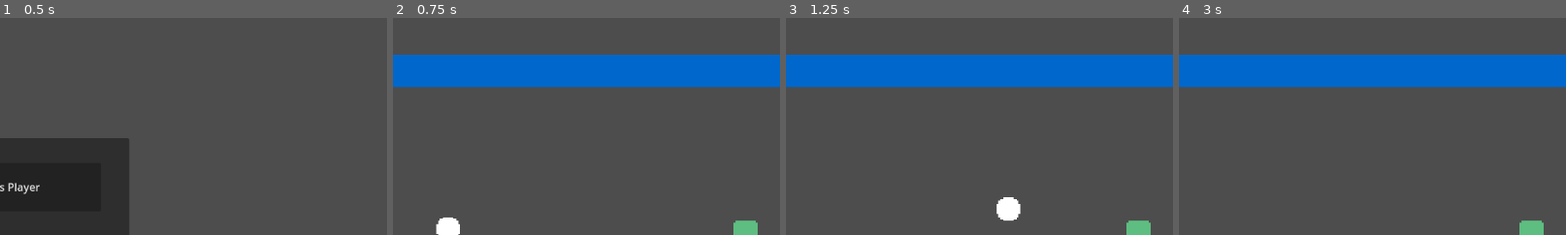
Above: before the commit, frames 1-4 (left to right).
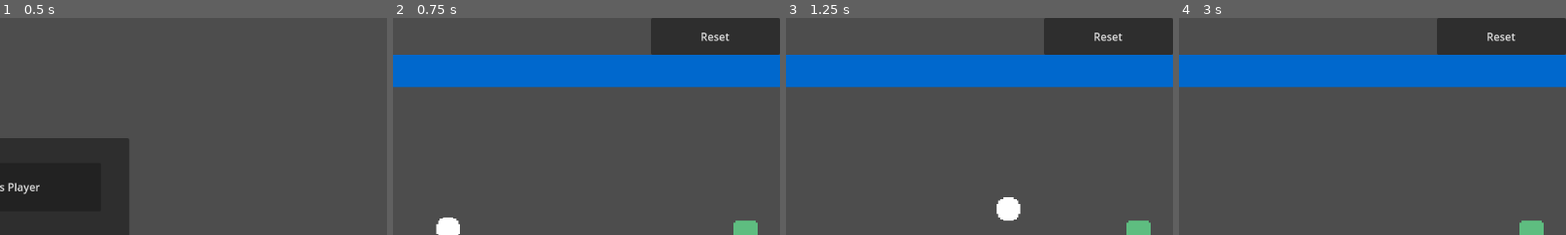
Above: after the commit, the same moments.

Repository: Mimi522/Godot-20-Game-Challenge
Game: Godot game, scene res://scenes/main_menu.tscn
The game is run twice, just before and just after one commit, with the same random seed, the same clock (stepped at 60 frames per second) and the same inputs.
Inputs:
- Up to frame 1 (0.5 s): no input
- Up to frame 2 (0.75 s): click "Player vs Player" at 0.5 s
- Up to frame 3 (1.25 s): no input
- Up to frame 4 (3 s): click "Menu" at 1.25 s; click "Player vs AI" at 2 s; click "Player vs Player" at 2.75 s
The pictures show only the part of the screen within x 50-100%, y 0-50%; the shares and areas given below are measured in that part.

Frame 1 is identical in both runs. In frame 2, 5.6% of the frame differs, in the area x 66-100%, y 0-17%; in frame 3, 5.6%; in frame 4, 5.6%.

Commit message:
feat: add reset button

Diff:
--- a/Pong/scenes/game.tscn
+++ b/Pong/scenes/game.tscn
@@ -62,11 +62,18 @@
 stream = ExtResource("7_2iir6")
 volume_db = -20.0
 
-[node name="Button" type="Button" parent="."]
+[node name="BackToMenu" type="Button" parent="."]
 offset_right = 192.0
 offset_bottom = 54.0
 text = "Menu"
 
+[node name="Reset" type="Button" parent="."]
+offset_left = 960.0
+offset_right = 1152.0
+offset_bottom = 55.0
+text = "Reset"
+
 [connection signal="body_entered" from="LeftWall" to="." method="_on_dead_zone_body_entered_left"]
 [connection signal="body_entered" from="RightWall" to="." method="_on_dead_zone_body_entered_right"]
-[connection signal="pressed" from="Button" to="." method="_on_button_pressed"]
+[connection signal="pressed" from="BackToMenu" to="." method="_on_back_to_menu_pressed"]
+[connection signal="pressed" from="Reset" to="." method="_on_reset_pressed"]
--- a/Pong/scripts/game.gd
+++ b/Pong/scripts/game.gd
@@ -41,6 +41,9 @@
 func update_score():
 	score.text = score_txt % [player1_score, player2_score]
 
+func _on_reset_pressed():
+	player1_score = 0
+	player2_score = 0
 
-func _on_button_pressed():
+func _on_back_to_menu_pressed():
 	get_tree().change_scene_to_file(menu_scene)
